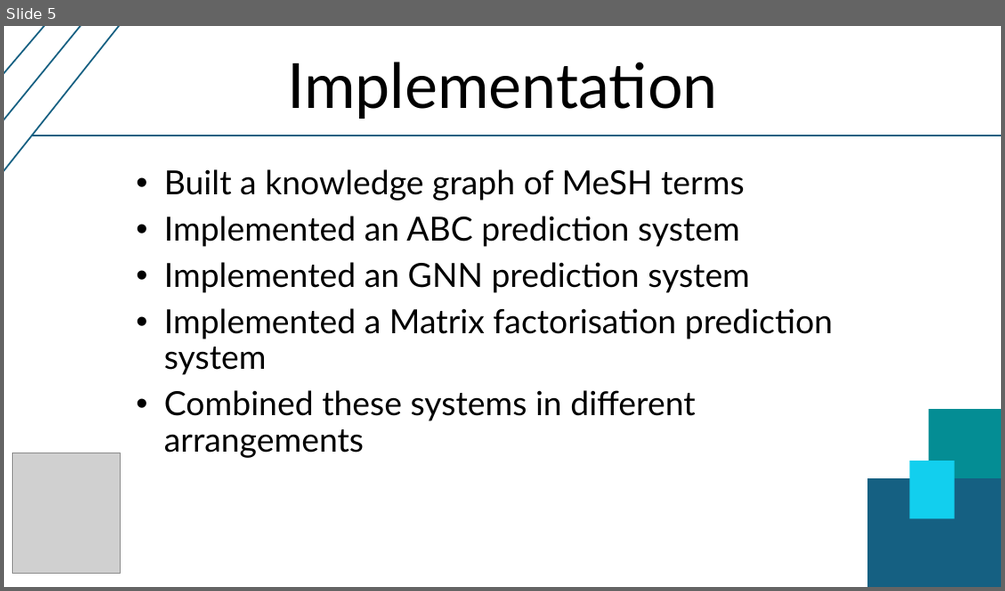
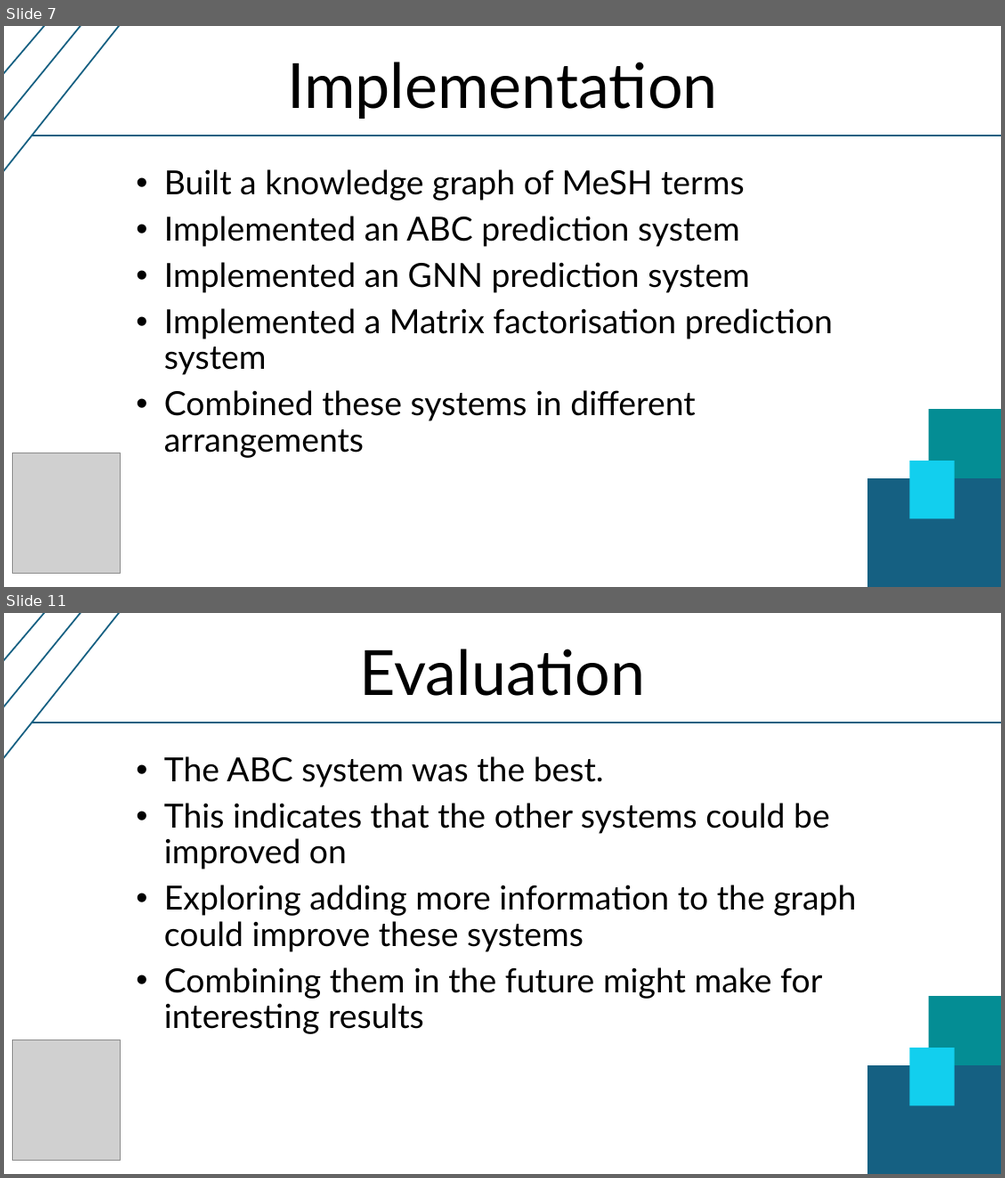
Before and after one commit to T1mTop1a/level4_individual_project, a slide deck: presentation/slides.pptx. Shown one above the other, each under a label of ours: slide 5 before the commit, slides 7 and 11 after it; the slides between them are not shown. The pictures are 1005x591 and 1005x1178 pixels, drawn with LibreOffice and Linux fonts; fonts in the diff are those of the drawing; grey boxes stand for pictures. Boxes give left, top, right and bottom in pixels: in the first picture for what was removed or moved away, otherwise in the second. Text is boxed around its words. In the diff, an @@ line names an element or a change of style, - is before the commit and + after.

```diff
--- a/presentation/slides.pptx
+++ b/presentation/slides.pptx
@@ slide 11 added at (x1=4, y1=613, x2=1001, y2=1174), background #FFFFFF @@
@@ line added from (4, 770) to (129, 613), #156082 1.5 pt @@
@@ line added from (4, 736) to (90, 613), #156082 1.5 pt @@
@@ line added from (4, 679) to (55, 613), #156082 1.5 pt @@
@@ title added at (x1=360, y1=649, x2=646, y2=696), 60 pt, text #000000 @@
+Evaluation
@@ line added from (32, 722) to (1001, 722), #156082 1.5 pt @@
@@ subtitle added at (x1=164, y1=756, x2=856, y2=1034), 32 pt, text #000000 @@
+• The ABC system was the best.
+• This indicates that the other systems could be improved on
+• Exploring adding more information to the graph could improve these systems
+• Combining them in the future might make for interesting results
@@ rectangle added at (x1=929, y1=996, x2=1001, y2=1124), fill #048D94 @@
@@ picture added at (x1=13, y1=1039, x2=121, y2=1159) @@
@@ rectangle added at (x1=868, y1=1066, x2=1001, y2=1174), fill #156082, outline #156082 1.5 pt @@
@@ rectangle added at (x1=909, y1=1047, x2=955, y2=1106), fill #12CFEE @@
@@ what was slide 5 is now slide 7 @@
```
Also in this commit, not shown: 4 slides changed, 4 other slides added.
